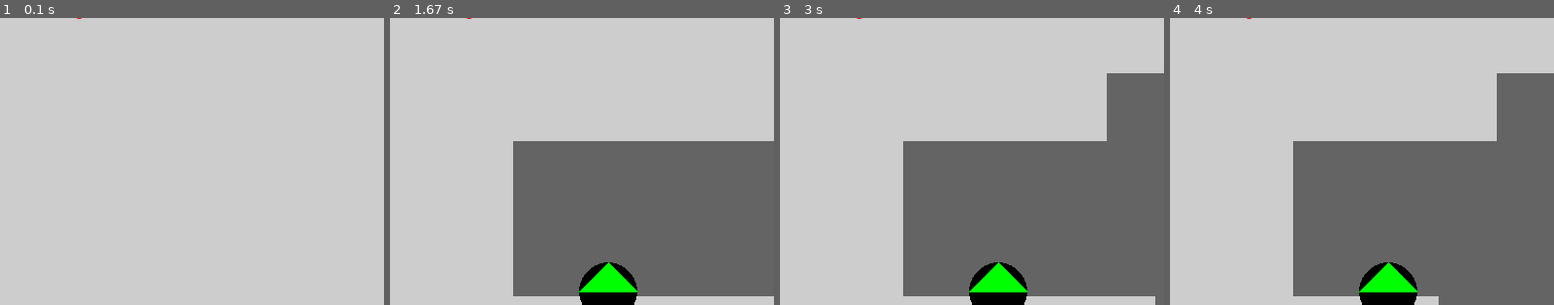
Above: before the commit, frames 1-4 (left to right).
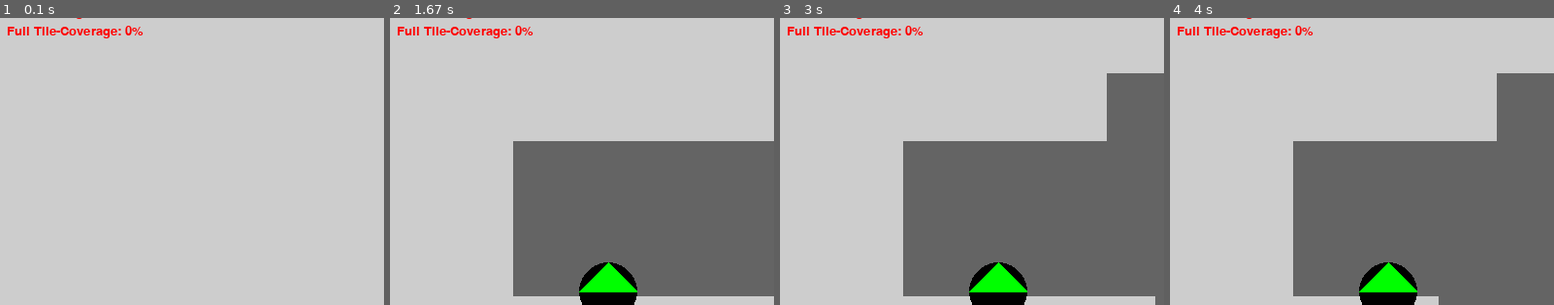
Above: after the commit, the same moments.

Repository: StatueFungus/VacuumCleanerSim
Game: pygame game, started from VacuumCleanerSim.py
Same seed, same stepped clock (60 frames per second), same inputs: the game is played once before the commit and once after it.
Inputs (mouse positions are % of the whole screen's width and height, from its top left):
- Up to frame 1 (0.1 s): no input
- Up to frame 2 (1.67 s): press the mouse at (51, 57) at 0.37 s; move the mouse to (38, 54) at 0.47 s; release the mouse at (26, 51) at 0.6 s; tap R at 0.67 s; press the mouse at (51, 57) at 1.03 s; move the mouse to (34, 44) at 1.13 s; release the mouse at (18, 31) at 1.27 s; press the mouse at (51, 57) at 1.37 s; move the mouse to (58, 50) at 1.47 s; release the mouse at (66, 44) at 1.6 s
- Up to frame 3 (3 s): press the mouse at (51, 57) at 1.7 s; move the mouse to (51, 72) at 1.8 s; release the mouse at (51, 87) at 1.93 s; press the mouse at (51, 57) at 2.03 s; move the mouse to (56, 38) at 2.13 s; release the mouse at (61, 19) at 2.27 s; press the mouse at (51, 57) at 2.37 s; move the mouse to (54, 66) at 2.47 s; release the mouse at (57, 76) at 2.6 s; press the mouse at (51, 57) at 2.7 s; move the mouse to (47, 38) at 2.8 s; release the mouse at (44, 19) at 2.93 s
- Up to frame 4 (4 s): press the mouse at (51, 57) at 3.53 s; move the mouse to (44, 62) at 3.63 s; release the mouse at (37, 68) at 3.77 s; press the mouse at (51, 57) at 3.87 s; move the mouse to (45, 36) at 3.97 s
The pictures show only the part of the screen within x 1-51%, y 8-58%; the shares and areas given below are measured in that part.

The runs differ from the first frame. In frame 1, 0.6% of the frame differs, in the area x 2-38%, y 2-8%; in frame 2, 0.6%; in frame 3, 0.6%; in frame 4, 0.6%.

Commit message:
adds "full coverage" as statistic

Diff:
--- a/RoomEnvironment.py
+++ b/RoomEnvironment.py
@@ -148,7 +148,7 @@
         if self.robot is not None:
             x, y, r = self.robot.x, self.robot.y, self.robot.radius
             affected_tiles = self.get_affected_tiles(x, y, r * 2, r * 2)
-            affected_covered_tiles = list(filter(lambda t: (t.state == TileState.UNCOVERED or t.state == TileState.COVERED) and self.robot.covers_tile(t),
+            affected_covered_tiles = list(filter(lambda t: ((t.state == TileState.UNCOVERED or t.state == TileState.COVERED) and not t.state == TileState.FULL_COVERED) and self.robot.covers_tile(t),
                                                  affected_tiles))
 
             covered_tiles_events.extend(map(lambda t: TileCovered(t), affected_covered_tiles))
--- a/Visualizer.py
+++ b/Visualizer.py
@@ -7,6 +7,7 @@
 from events.EventType import EventType
 from events.ObstacleDrawn import ObstacleDrawn
 from events.RobotDrawn import RobotDrawn
+from sprite.Tile import TileState
 from utils.Runmode import Runmode
 from utils.colorUtils import *
 from utils.confUtils import LOG as log
@@ -45,6 +46,7 @@
         # --- used for statistic --
         self.tile_count = 0
         self.covered_tiles = 0
+        self.full_covered_tiles = 0
 
         # --- Temp rectangle for placing new rectangles ---
         self.mouse_down = False
@@ -102,9 +104,13 @@
             if event.type == EventType.ROBOT_PLACED:
                 log.info("Robot placed " + str(event.placed_robot))
                 self.robot_group.add(event.placed_robot)
-            if event.type == EventType.TILE_COVERED and event.is_first_cover():
-                self.covered_tiles = self.covered_tiles + 1
-                self.tile_group.add(event.tile)
+            if event.type == EventType.TILE_COVERED:
+                if event.is_first_cover():
+                    self.covered_tiles = self.covered_tiles + 1
+                    self.tile_group.add(event.tile)
+                if event.tile.state == TileState.FULL_COVERED:
+                    self.full_covered_tiles = self.full_covered_tiles + 1
+                    self.tile_group.add(event.tile)
             if event.type == EventType.TILE_COVERED_BY_OBSTACLE:
                 self.tile_group.add(event.tile)
 
@@ -146,14 +152,18 @@
 
     def draw_coverage(self):
         if conf["debug"]["draw_coverage"]:
-            percentage = self.covered_tiles / self.tile_count * 100 if self.tile_count > 0 else 0
-            coverage_text = self.font.render("Tile-Coverage: " + str(int(percentage)) + "%", True, RED)
+            coverage_percentage = self.covered_tiles / self.tile_count * 100 if self.tile_count > 0 else 0
+            coverage_text = self.font.render("Tile-Coverage: " + str(int(coverage_percentage)) + "%", True, RED)
             self.screen.blit(coverage_text, (20, 40))
+
+            full_coverage_percentage = self.full_covered_tiles / self.tile_count * 100 if self.tile_count > 0 else 0
+            full_coverage_text = self.font.render("Full Tile-Coverage: " + str(int(full_coverage_percentage)) + "%", True, RED)
+            self.screen.blit(full_coverage_text, (20, 60))
 
     def draw_time(self):
         if conf["debug"]["draw_time"] and self.run_mode == Runmode.SIM:
             time = self.font.render("Time: " + str(self.ticks), True, RED)
-            self.screen.blit(time, (20, 60))
+            self.screen.blit(time, (20, 80))
 
     def draw(self):
         dirt = conf["simulation"].get("dirt", 35)
--- a/sprite/Tile.py
+++ b/sprite/Tile.py
@@ -38,16 +38,20 @@
         self.need_update = True
 
     def increase_cover_count(self):
-        if self.temp_count == 0:
-            self.cover_count = self.cover_count + 1
+        if self.state != TileState.FULL_COVERED:
+            if self.temp_count == 0:
+                self.cover_count = self.cover_count + 1
+                if self.cover_count == self.steps:
+                    self.state = TileState.FULL_COVERED
 
-        self.temp_count = self.temp_count + 1
+            self.temp_count = self.temp_count + 1
 
-        if self.temp_count >= self.ticks_for_cover and self.cover_count < self.steps:
-            self.temp_count = 0
+            if self.temp_count >= self.ticks_for_cover and self.cover_count < self.steps:
+                self.temp_count = 0
 
 
 class TileState(Enum):
     UNCOVERED = 0
     COVERED = 1
-    COVERED_BY_OBSTACLE = 2
+    FULL_COVERED = 2
+    COVERED_BY_OBSTACLE = 3
